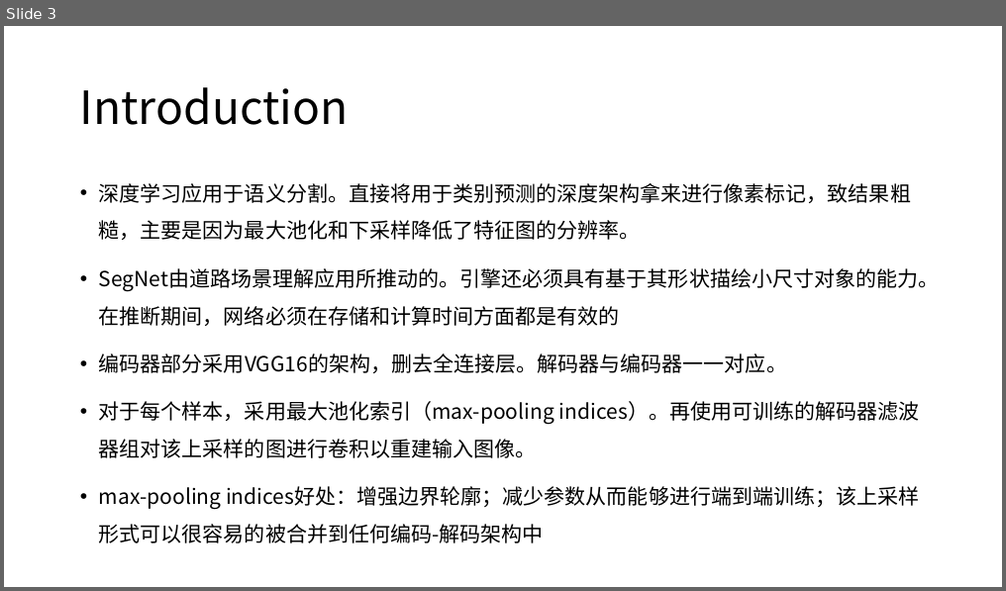
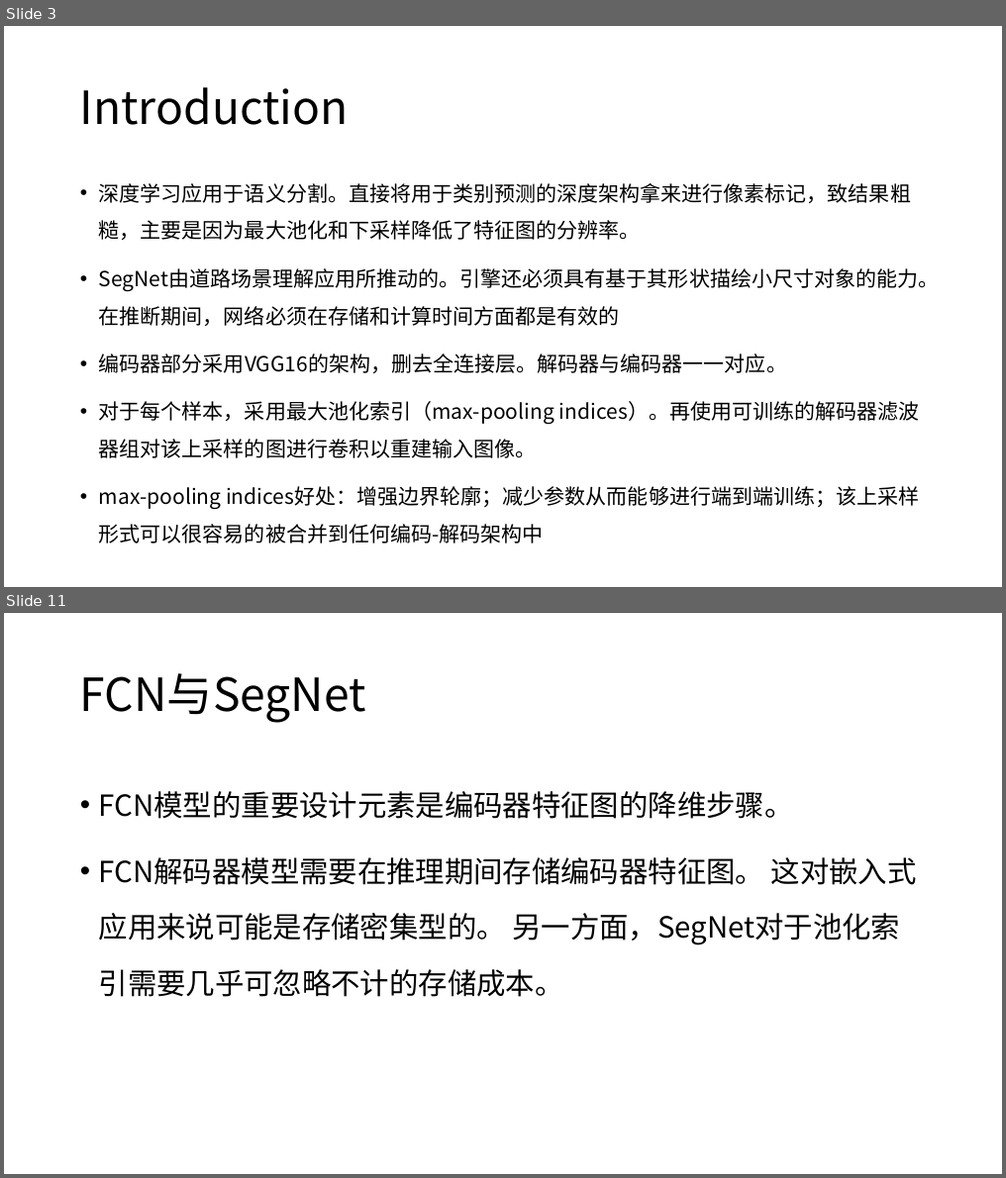
Before and after one commit to XianzhengWU/deeplearning_papernotes, a slide deck: w-第五次组会_2018.11.5.pptx. Shown one above the other, each under a label of ours: slide 3 before the commit, slides 3 and 11 after it; the slides between them are not shown. The pictures are 1006x591 and 1006x1178 pixels, drawn with LibreOffice and Linux fonts; fonts in the diff are those of the drawing. Boxes give left, top, right and bottom in pixels: in the first picture for what was removed or moved away, otherwise in the second. Text is boxed around its words. In the diff, an @@ line names an element or a change of style, - is before the commit and + after.

```diff
--- a/w-第五次组会_2018.11.5.pptx
+++ b/w-第五次组会_2018.11.5.pptx
@@ slide 11 added at (x1=4, y1=613, x2=1002, y2=1174), background #FFFFFF @@
@@ title added at (x1=80, y1=673, x2=366, y2=723), 44 pt, text #000000 @@
+FCN与SegNet
@@ text added at (x1=99, y1=791, x2=917, y2=997), 28 pt, text #000000 @@
+• FCN模型的重要设计元素是编码器特征图的降维步骤。
+• FCN解码器模型需要在推理期间存储编码器特征图。 这对嵌入式应用来说可能是存储密集型的。 另一方面，SegNet对于池化索引需要几乎可忽略不计的存储成本。
```
Also in this commit, not shown: 23 other slides added, 6 slides removed, 5 other files.
